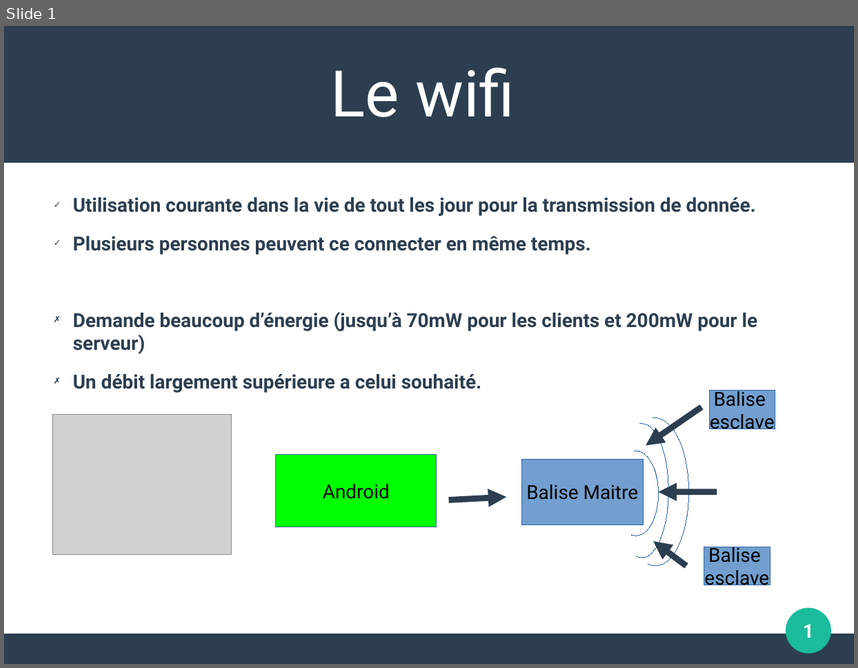
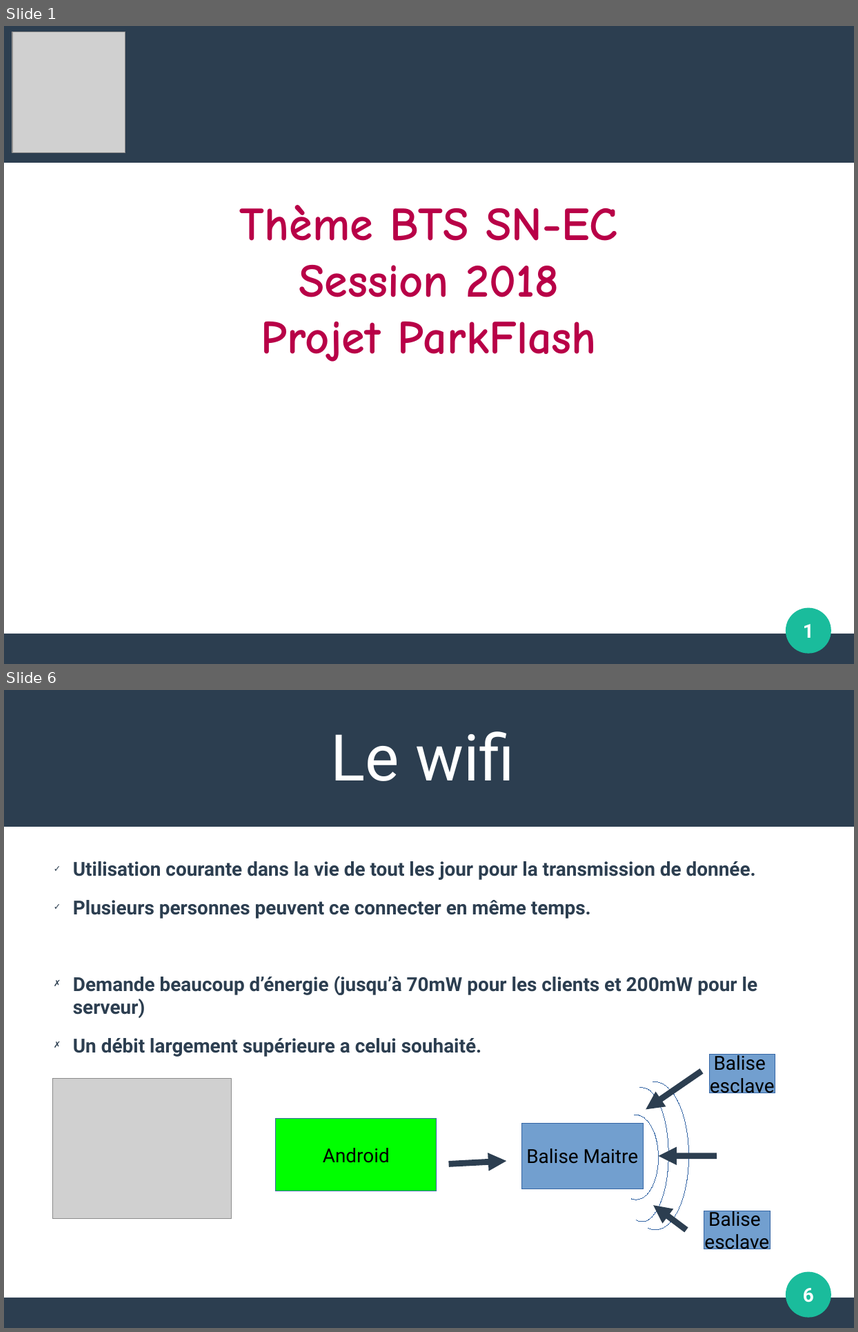
Before and after one commit to albanninou/ProjetBTS, a slide deck: Presentation premiere revue de projet.odp. Shown one above the other, each under a label of ours: slide 1 before the commit, slides 1 and 6 after it; the slides between them are not shown. The pictures are 858x668 and 858x1332 pixels, drawn with LibreOffice and Linux fonts; fonts in the diff are those of the drawing; grey boxes stand for pictures. Boxes give left, top, right and bottom in pixels: in the first picture for what was removed or moved away, otherwise in the second. Text is boxed around its words. In the diff, an @@ line names an element or a change of style, - is before the commit and + after.

```diff
--- a/Presentation premiere revue de projet.odp
+++ b/Presentation premiere revue de projet.odp
@@ slide 1 added at [4, 26, 854, 664], background #FFFFFF; not listed: 3 template elements that a slide beside it also shows @@
@@ picture added at [12, 32, 126, 153] @@
@@ text added at [240, 205, 617, 361], 44 pt, text #B80047, bold @@
+Thème BTS SN-EC
+Session 2018
+Projet ParkFlash
@@ page number added at [803, 624, 814, 637], 18 pt, text #FFFFFF, bold @@
+1
@@ what was slide 1 is now slide 6 @@
@@ page number at [803, 1288, 814, 1302]: text changed @@
-1
+6
```
Also in this commit, not shown: 1 slide changed, 4 other slides added, 32 other files.
